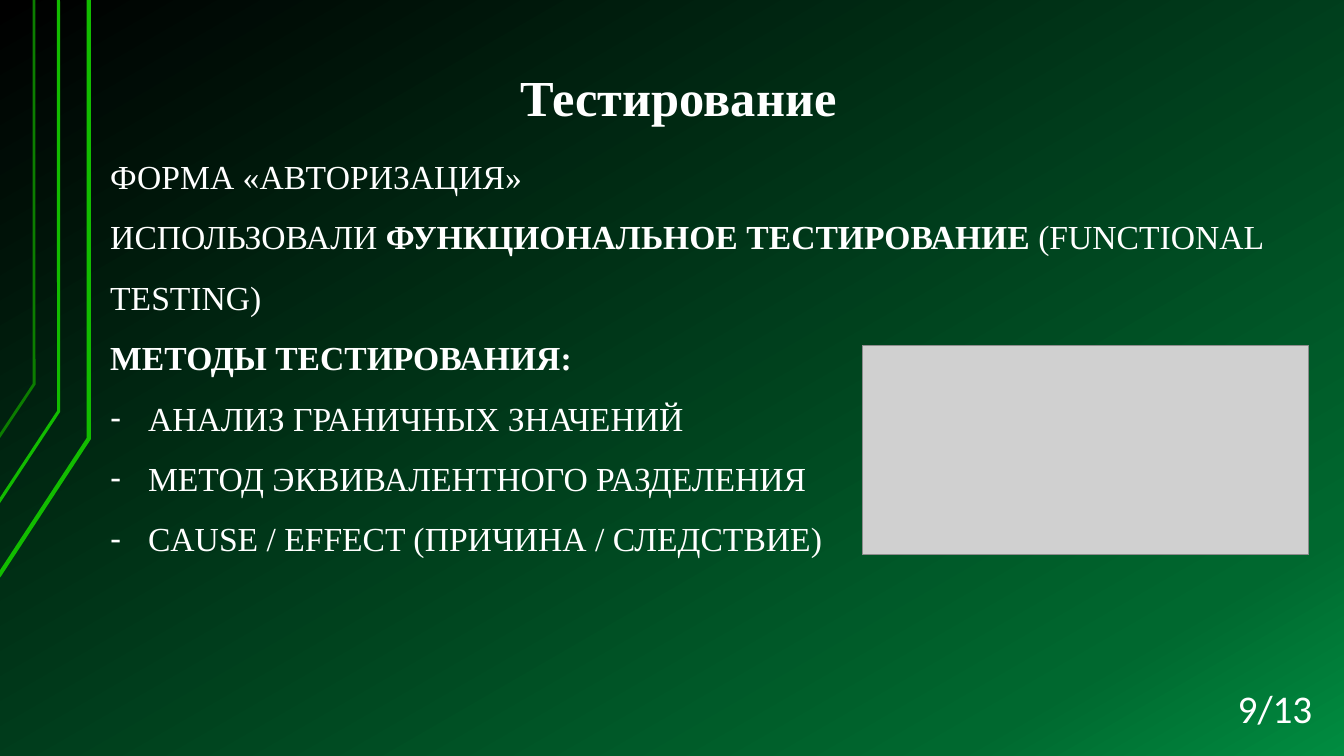
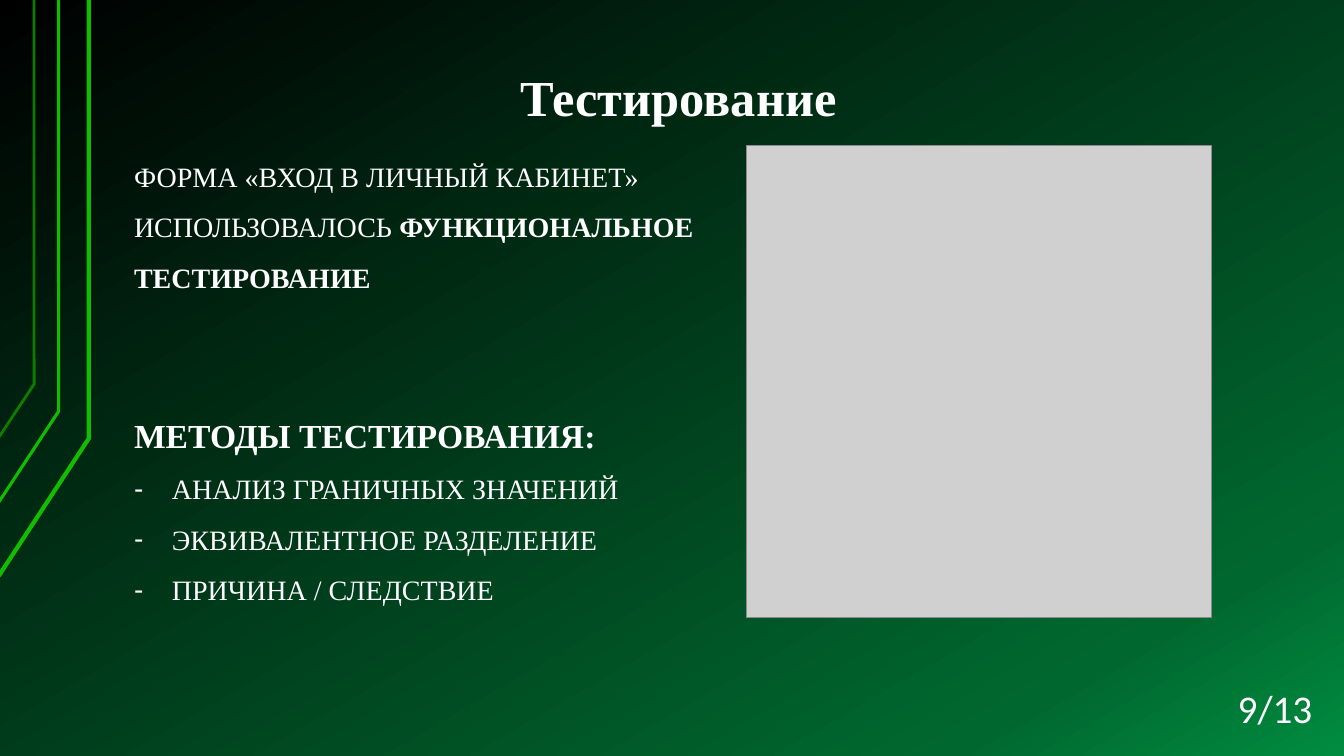
Before and after one commit to Kaz-Ed/PM-04, a slide deck: slide 9 of Documents/Презентация Электронный дневник Политеха.pptx. Drawn at 1344x756 pixels with LibreOffice and Linux fonts; fonts in the diff are those of the drawing; grey boxes stand for pictures. Boxes give left, top, right and bottom in pixels: in the first picture for what was removed or moved away, otherwise in the second. Text is boxed around its words. In the diff, an @@ line names an element or a change of style, - is before the commit and + after.

```diff
--- a/Documents/Презентация Электронный дневник Политеха.pptx
+++ b/Documents/Презентация Электронный дневник Политеха.pptx
@@ text "ФОРМА «ВХОД В ЛИЧНЫЙ КАБИНЕТ»": place and size @@
-text "ФОРМА «ВХОД В ЛИЧНЫЙ КАБИНЕТ»" at [110,166,1264,558]
+text "ФОРМА «ВХОД В ЛИЧНЫЙ КАБИНЕТ»" at [134,165,693,606]
@@ picture added at [747,145,1211,618] @@
@@ text at [134,165,693,289]: text changed; size 24 to 20 pt @@
-ФОРМА «АВТОРИЗАЦИЯ»
-ИСПОЛЬЗОВАЛИ ФУНКЦИОНАЛЬНОЕ ТЕСТИРОВАНИЕ (FUNCTIONAL TESTING)
+ФОРМА «ВХОД В ЛИЧНЫЙ КАБИНЕТ»
+ИСПОЛЬЗОВАЛОСЬ ФУНКЦИОНАЛЬНОЕ ТЕСТИРОВАНИЕ
@@ picture removed at [862,346,1309,555] @@
@@ text at [172,478,618,500]: size 24 to 20 pt in "АНАЛИЗ ГРАНИЧНЫХ ЗНАЧЕНИЙ" @@
@@ text at [172,531,597,606]: text changed; size 24 to 20 pt @@
-– МЕТОД ЭКВИВАЛЕНТНОГО РАЗДЕЛЕНИЯ
-– CAUSE / EFFECT (ПРИЧИНА / СЛЕДСТВИЕ)
+– ЭКВИВАЛЕНТНОЕ РАЗДЕЛЕНИЕ
+– ПРИЧИНА / СЛЕДСТВИЕ
```
Also in this commit, not shown: 9 other slides changed, 1 slide added, 1 slide removed, 7 other files.
